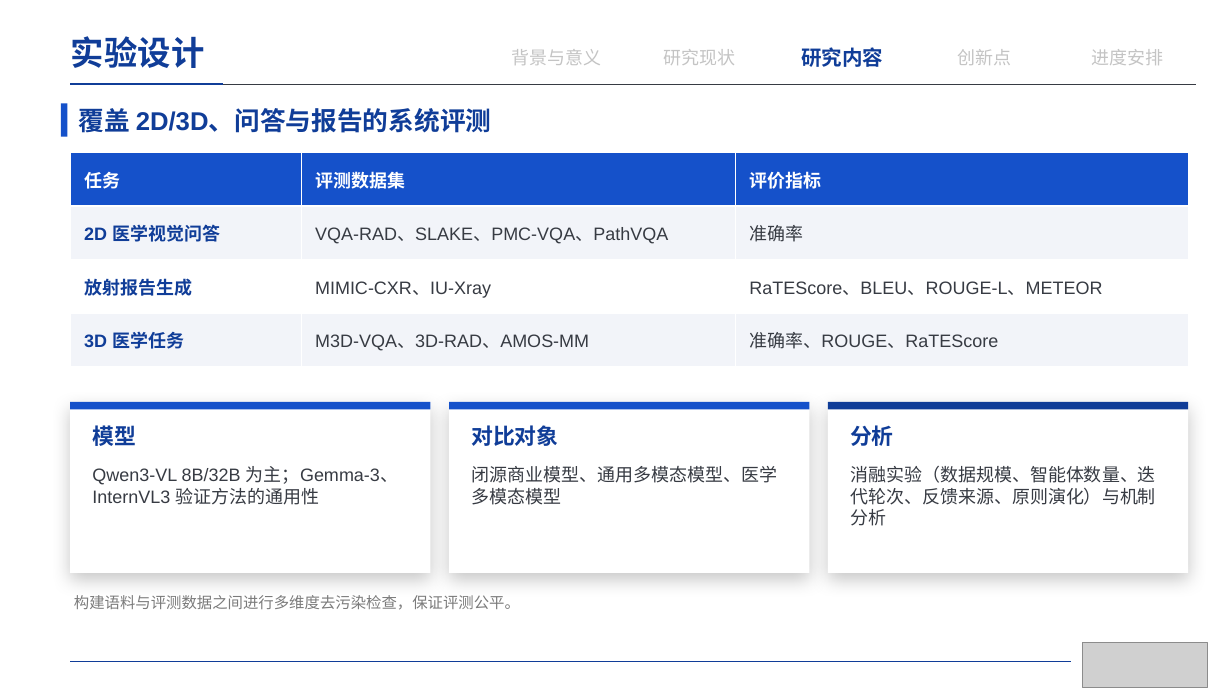
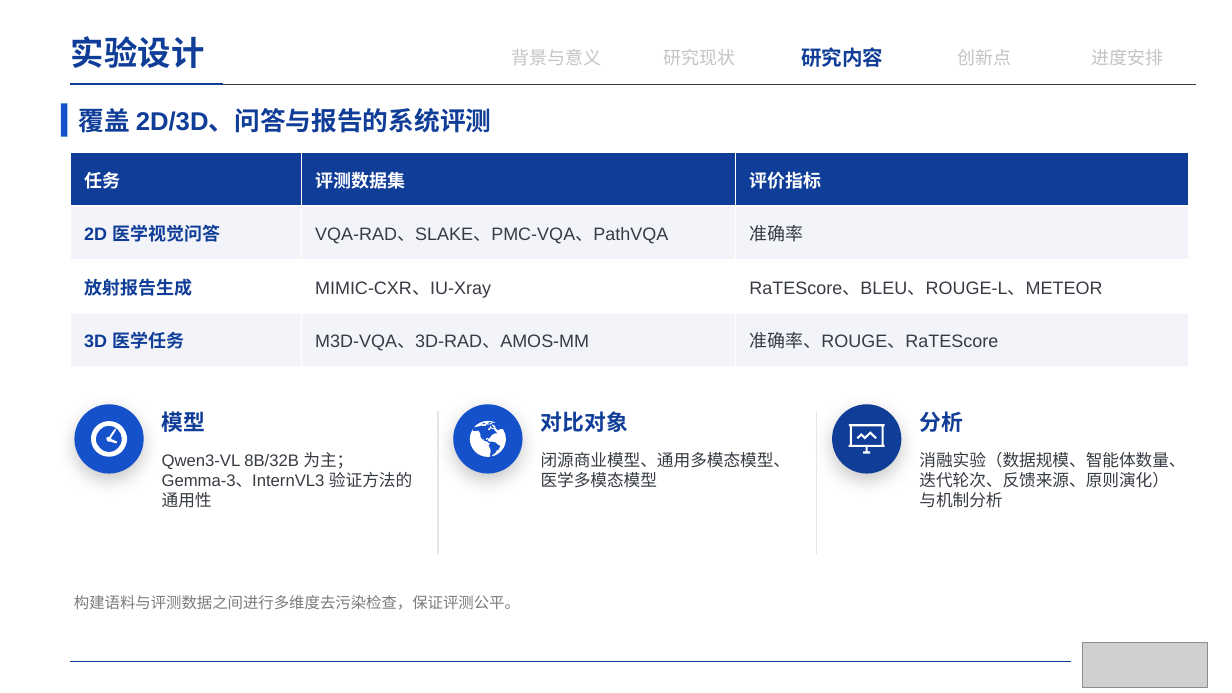
Before and after one commit to irving-2222/Graduation-Thesis, a slide deck: slide 17 of 开题答辩.pptx. Drawn at 1232x693 pixels with LibreOffice and Linux fonts; fonts in the diff are those of the drawing; grey boxes stand for pictures. Boxes give left, top, right and bottom in pixels: in the first picture for what was removed or moved away, otherwise in the second. Text is boxed around its words. In the diff, an @@ line names an element or a change of style, - is before the commit and + after.

```diff
--- a/开题答辩.pptx
+++ b/开题答辩.pptx
@@ table at bbox=[70, 152, 1189, 367] @@
@@ fill #1551CA to #103D98 in row 1 @@
@@ rectangle removed at bbox=[70, 402, 431, 573] @@
@@ rectangle removed at bbox=[70, 402, 431, 409] @@
@@ ellipse added at bbox=[75, 405, 144, 474], fill #1551CA @@
@@ text "模型": place and size @@
-text "模型" at bbox=[92, 422, 136, 450]
+text "模型" at bbox=[162, 408, 206, 436]
@@ line added from (438, 411) to (438, 555), #E3E6EA 1 pt @@
@@ rectangle removed at bbox=[449, 402, 810, 573] @@
@@ rectangle removed at bbox=[449, 402, 810, 409] @@
@@ ellipse added at bbox=[453, 405, 522, 474], fill #1551CA @@
@@ text "对比对象": place and size @@
-text "对比对象" at bbox=[471, 425, 558, 446]
+text "对比对象" at bbox=[541, 411, 628, 432]
@@ line added from (817, 411) to (817, 555), #E3E6EA 1 pt @@
@@ rectangle removed at bbox=[828, 402, 1189, 573] @@
@@ rectangle removed at bbox=[828, 402, 1189, 409] @@
@@ ellipse added at bbox=[832, 405, 901, 474], fill #103D98 @@
@@ text "分析": place and size @@
-text "分析" at bbox=[850, 425, 894, 446]
+text "分析" at bbox=[919, 411, 963, 432]
@@ freeform shape added at bbox=[91, 421, 127, 457], fill #FFFFFF @@
@@ text "Qwen3-VL 8B/32B 为主；Gemma-3、InternVL3 验证方法的通用性": place and size @@
-text "Qwen3-VL 8B/32B 为主；Gemma-3、InternVL3 验证方法的通用性" at bbox=[92, 466, 398, 505]
+text "Qwen3-VL 8B/32B 为主；Gemma-3、InternVL3 验证方法的通用性" at bbox=[162, 452, 412, 508]
@@ freeform shape added at bbox=[470, 421, 506, 457], fill #FFFFFF @@
@@ text "闭源商业模型、通用多模态模型、医学多模态模型": place and size @@
-text "闭源商业模型、通用多模态模型、医学多模态模型" at bbox=[471, 466, 777, 505]
+text "闭源商业模型、通用多模态模型、医学多模态模型" at bbox=[541, 452, 791, 488]
@@ freeform shape added at bbox=[849, 424, 885, 454], fill #FFFFFF @@
@@ freeform shape added at bbox=[857, 432, 877, 440], fill #FFFFFF @@
@@ size 14 to 13 pt in 3 elements at bbox=[162, 452, 412, 508], bbox=[541, 452, 791, 488], bbox=[919, 452, 1185, 508] @@
@@ text "消融实验（数据规模、智能体数量、迭代轮次、反馈来源、原则演化）与机制分析": place and size @@
-text "消融实验（数据规模、智能体数量、迭代轮次、反馈来源、原则演化）与机制分析" at bbox=[850, 466, 1156, 526]
+text "消融实验（数据规模、智能体数量、迭代轮次、反馈来源、原则演化）与机制分析" at bbox=[919, 452, 1185, 508]
```
Also in this commit, not shown: 10 other slides changed.
